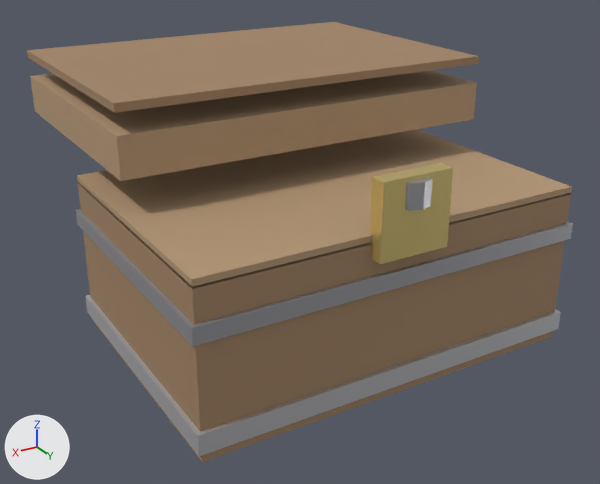
Renders of the glTF model assets/models/props/chest_0.glb from each side of a commit.
The view is the same before and after, from a 50 mm lens placed at (1.043, 1.644, 0.886), pointed at (-0.001, -0.095, 0.016). The axes (+X, +Y, +Z) are drawn at lower left. The lights are the same throughout. The picture after the commit comes second. Where no turn or scale is listed for an object, it has been applied to the vertices.

Names of what the first picture shows: 'chest_tilt0'.
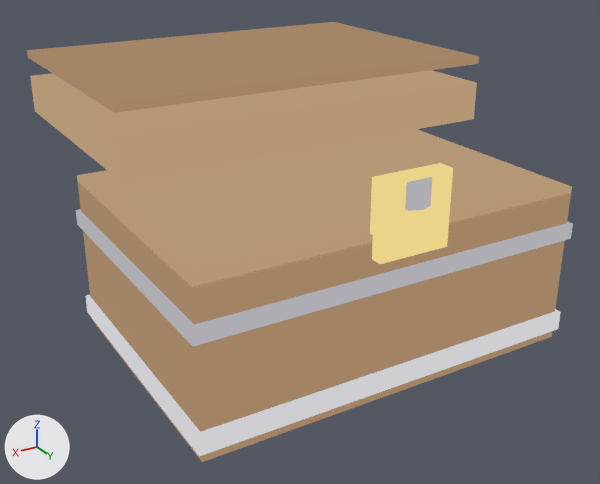
What differs and where, as boxes [x1, y1, x2, y2] in the pictures (600 x 484 px):
'chest_tilt0', recoloured, surface changed (brown to beige): [27, 50, 573, 462] in both

The change in detail:
Material 'ChestWood' (mat_chestwood) changes colour from brown #a28465 to black #000000; in linear values from (0.36, 0.23, 0.13) to (0.0, 0.0, 0.0).
In material 'ChestWood' (mat_chestwood), metallic goes from 0.0 to 1.0.
In material 'ChestWood' (mat_chestwood), emission_color is now set to (0.36, 0.23, 0.13), brown #a28465.
In material 'ChestWood' (mat_chestwood), emission_strength is now set to 1.0.
Material 'ChestWoodLit' (mat_chestwoodlit) changes colour from beige #b59776 to black #000000; in linear values from (0.46, 0.31, 0.18) to (0.0, 0.0, 0.0).
In material 'ChestWoodLit' (mat_chestwoodlit), metallic goes from 0.0 to 1.0.
In material 'ChestWoodLit' (mat_chestwoodlit), emission_color is now set to (0.46, 0.31, 0.18), beige #b59776.
In material 'ChestWoodLit' (mat_chestwoodlit), emission_strength is now set to 1.0.
Material 'ChestMetal' (mat_chestmetal) changes colour from grey #adadb3 to black #000000; in linear values from (0.42, 0.42, 0.45) to (0.0, 0.0, 0.0).
In material 'ChestMetal' (mat_chestmetal), metallic goes from 0.6 to 1.0.
In material 'ChestMetal' (mat_chestmetal), roughness goes from 0.4 to 1.0.
In material 'ChestMetal' (mat_chestmetal), emission_strength is now set to 1.0.
Material 'ChestMetalLit' (mat_chestmetallit) changes colour from light grey #ceced3 to black #000000; in linear values from (0.62, 0.62, 0.65) to (0.0, 0.0, 0.0).
In material 'ChestMetalLit' (mat_chestmetallit), metallic goes from 0.6 to 1.0.
In material 'ChestMetalLit' (mat_chestmetallit), roughness goes from 0.35 to 1.0.
In material 'ChestMetalLit' (mat_chestmetallit), emission_color is now set to (0.62, 0.62, 0.65), light grey #ceced3.
In material 'ChestMetalLit' (mat_chestmetallit), emission_strength is now set to 1.0.
Material 'ChestGold' (mat_chestgold) changes colour from yellow #ead489 to black #000000; in linear values from (0.82, 0.66, 0.25) to (0.0, 0.0, 0.0).
In material 'ChestGold' (mat_chestgold), metallic goes from 0.7 to 1.0.
In material 'ChestGold' (mat_chestgold), roughness goes from 0.3 to 1.0.
In material 'ChestGold' (mat_chestgold), emission_color is now set to (0.82, 0.66, 0.25), yellow #ead489.
In material 'ChestGold' (mat_chestgold), emission_strength is now set to 1.0.
